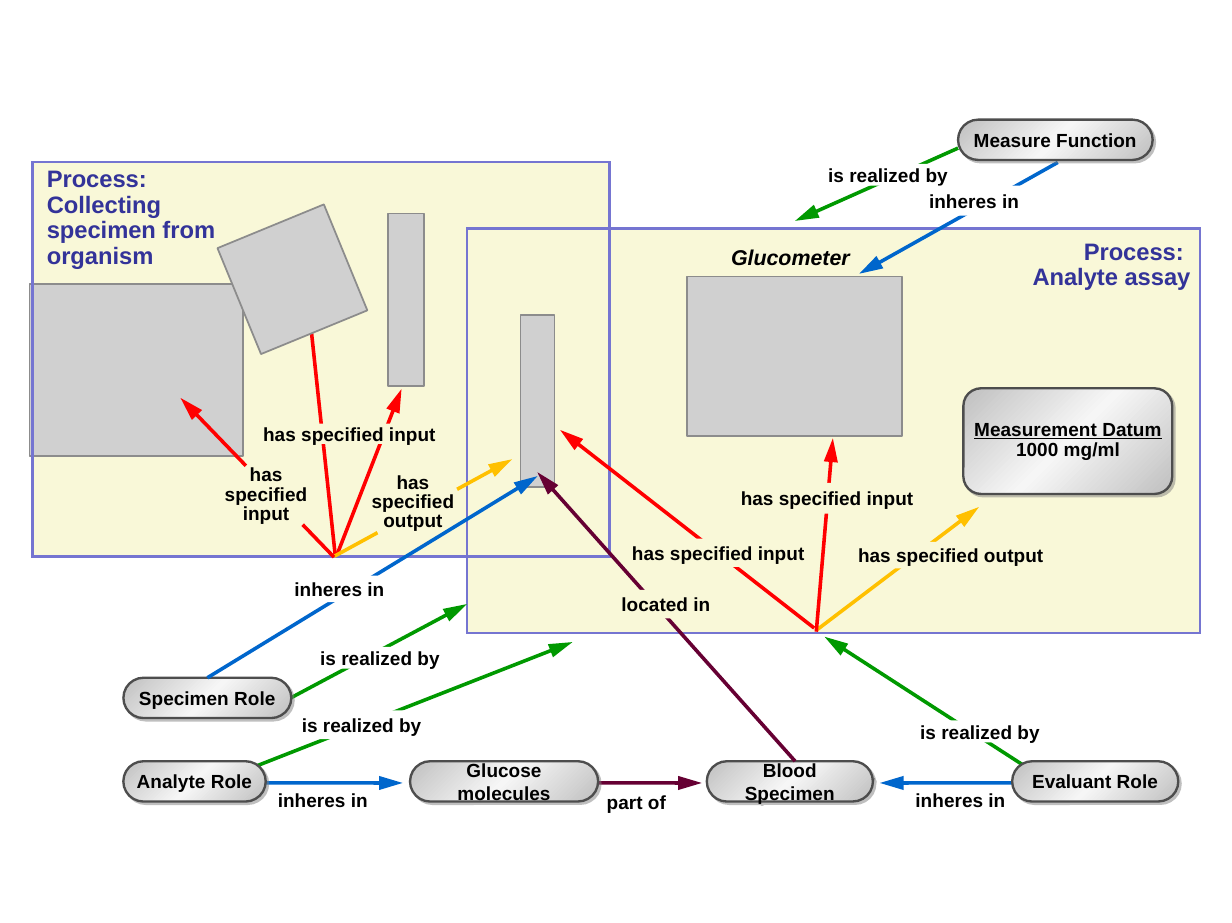
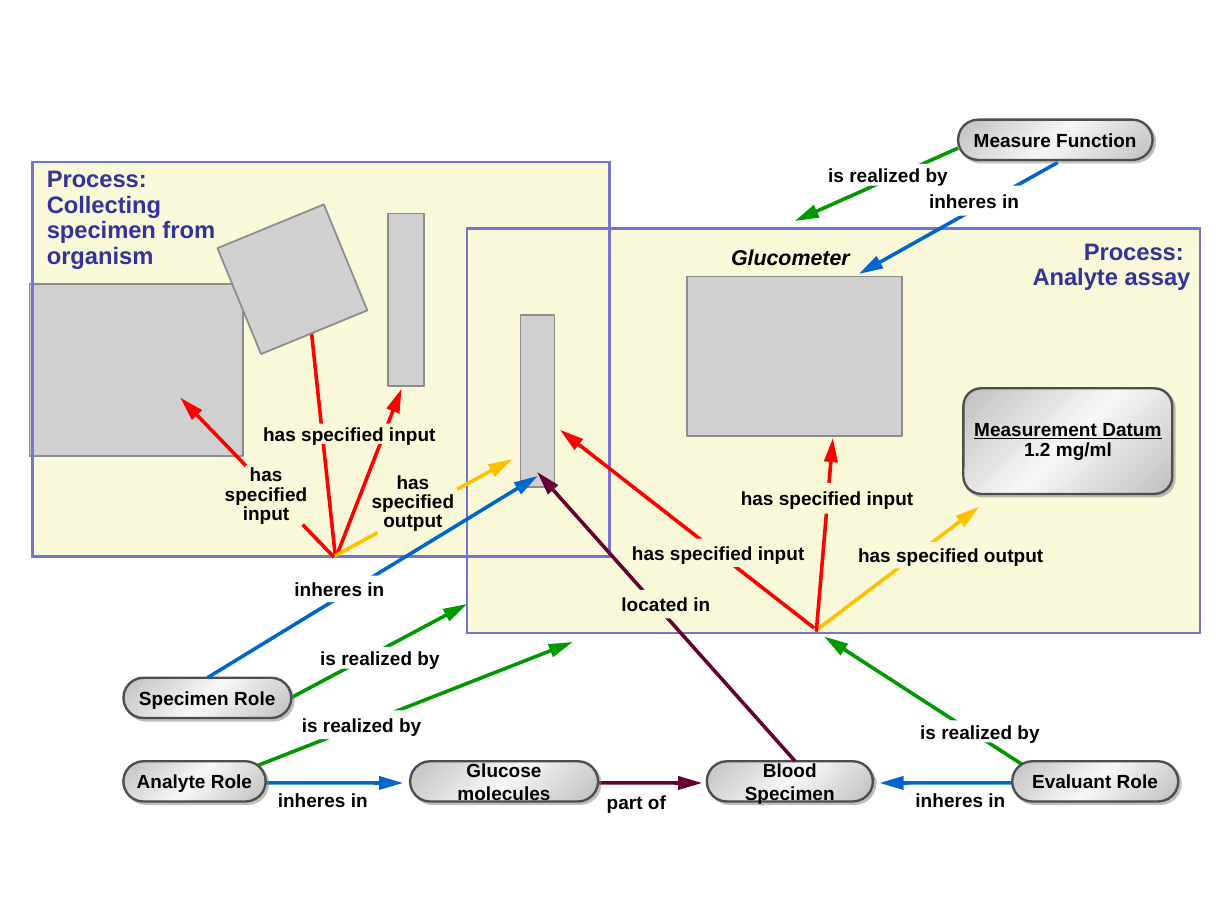
Before and after one commit to obi-ontology/obi-legacy-svn, a slide deck: slide 1 of trunk/docs/papers/release/Figure 2.ppt. Drawn at 1232x923 pixels with LibreOffice and Linux fonts; fonts in the diff are those of the drawing; grey boxes stand for pictures. Boxes give left, top, right and bottom in pixels: in the first picture for what was removed or moved away, otherwise in the second. Text is boxed around its words. In the diff, an @@ line names an element or a change of style, - is before the commit and + after.

```diff
--- a/trunk/docs/papers/release/Figure 2.ppt
+++ b/trunk/docs/papers/release/Figure 2.ppt
@@ text at (1024, 442, 1112, 460): text changed @@
-1000 mg/ml
+1.2 mg/ml
```
Also in this commit, not shown: 2 other files.
